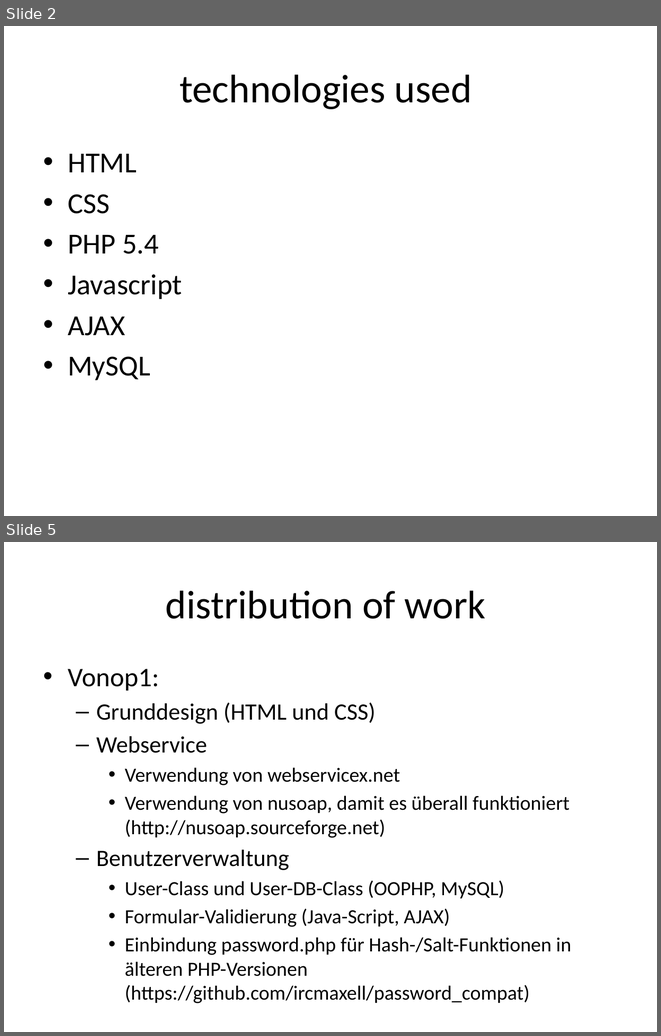
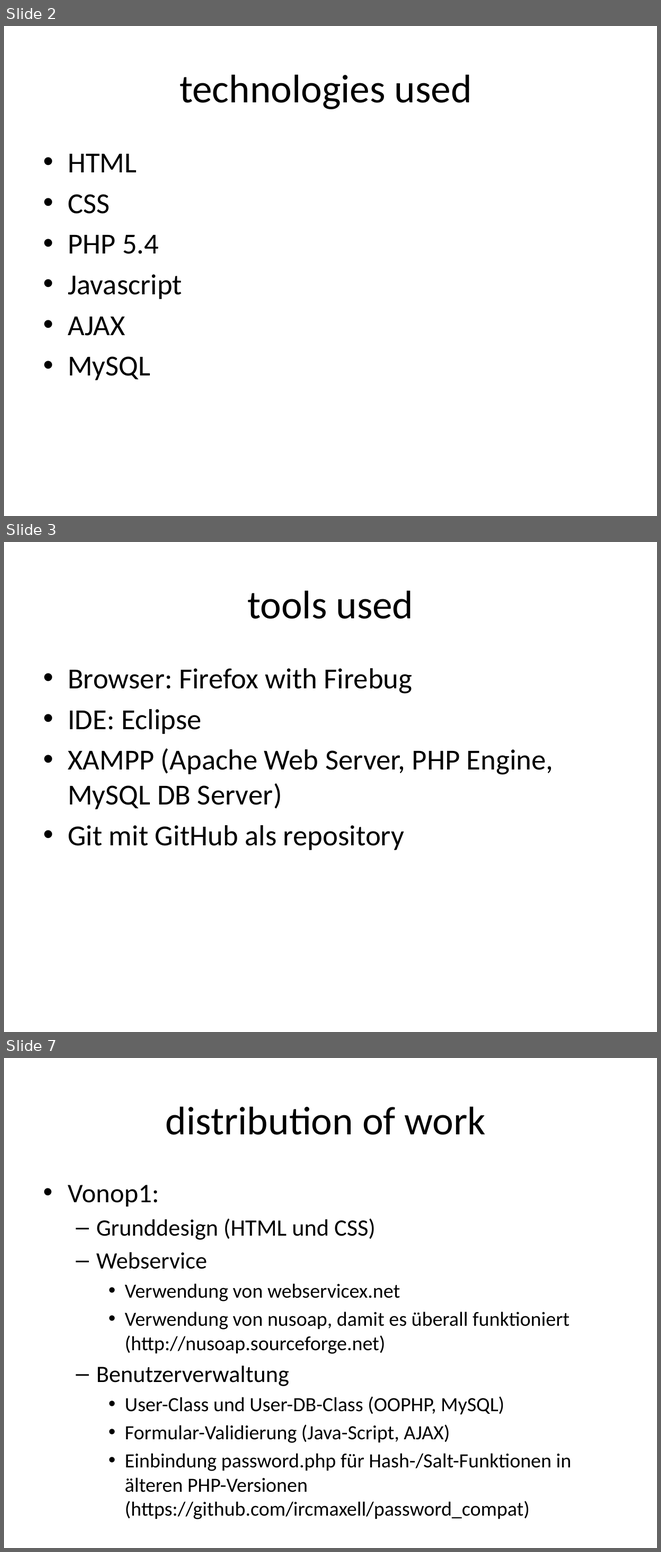
Before and after one commit to vonop1/ch.bfh.bti7054.w2013.p.Weichbroetchen, a slide deck: Docs/Weichbrötchen Webshop.pptx. Shown one above the other, each under a label of ours: slides 2 and 5 before the commit, slides 2, 3 and 7 after it; the slides between them are not shown. The pictures are 661x1036 and 661x1552 pixels, drawn with LibreOffice and Linux fonts; fonts in the diff are those of the drawing. Boxes give left, top, right and bottom in pixels: in the first picture for what was removed or moved away, otherwise in the second. Text is boxed around its words. In the diff, an @@ line names an element or a change of style, - is before the commit and + after.

```diff
--- a/Docs/Weichbrötchen Webshop.pptx
+++ b/Docs/Weichbrötchen Webshop.pptx
@@ slide 3 added at (4,542,657,1032), background #FFFFFF @@
@@ title added at (247,590,414,619), 44 pt, text #000000 @@
+tools used
@@ text added at (68,668,553,850), 32 pt, text #000000 @@
+• Browser: Firefox with Firebug
+• IDE: Eclipse
+• XAMPP (Apache Web Server, PHP Engine, MySQL DB Server)
+• Git mit GitHub als repository
@@ what was slide 5 is now slide 7 @@
```
Also in this commit, not shown: 3 slides changed, 1 other slide added, 2 other files.
